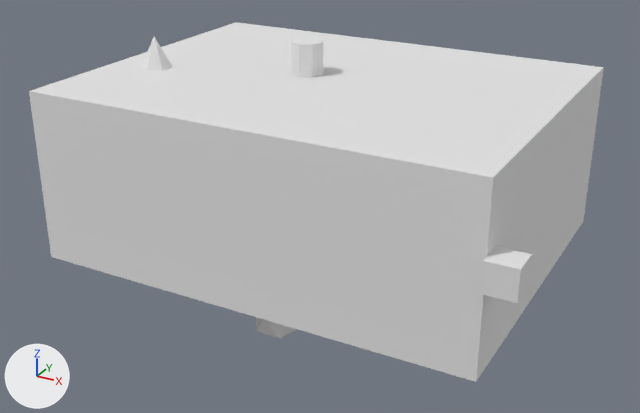
One commit to the glTF model public/Objects/object04_low.glb: the scene before it, then after it.
Both versions are drawn from a 50 mm lens placed at (2.31, -4.3, 1.85), pointed at (-0.01, -0.09, -0.25). Every picture has the same lights, and +X, +Y and +Z are marked at lower left. The first picture is the older version. Vertices at exactly the same position are counted once.

Objects in the first picture: 'object04_low'.
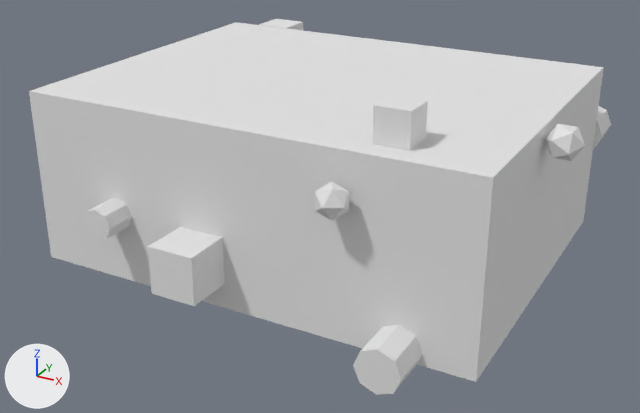
The change, as a diff of the scene's bpy script:
```diff
--- a/public/Objects/object04_low.glb.py
+++ b/public/Objects/object04_low.glb.py
@@ me_cube_030 @@
 # used by ob_object04_low; location = (0.0, 0.0, 0.0)
-me_cube_030.from_pydata(...)  # 99 vertices, 162 faces; spans x -1.57..1.46, y -1.04..1.26, z -0.78..0.69
+me_cube_030.from_pydata(...)  # 152 vertices, 252 faces; spans x -1.47..1.49, y -1.26..1.25, z -0.68..0.68
+# me_cube_030 part 1: the loose piece of 16 vertices spanning x -0.26..-0.07, y -0.06..0.13, z 0.5..0.69 is turned 90 degrees about the x axis through its middle and scaled by 0.882, then moved by (1.11, -1.12, -1.04)
+# me_cube_030 part 2: the loose piece of 8 vertices spanning x 1.3..1.46, y -1.04..-0.88, z -0.03..0.13 is turned -90 degrees about the y axis through its middle and scaled by 1.14, then moved by (-0.6, 0.18, 0.54)
+# me_cube_030 part 3: a new loose piece, a box spanning x -0.34..-0.07, y -1.26..-1.0, z -0.35..-0.09, in mat_mat_object04_low (white #e5e5e5)
+# me_cube_030 part 4: a new loose piece, an 8-sided cylinder along y spanning x -0.83..-0.65, y -1.18..-1.0, z -0.19..-0.01, in mat_mat_object04_low (white #e5e5e5)
+# me_cube_030 part 5: a new loose piece, an icosphere of 20 faces spanning x 1.3..1.49, y -0.3..-0.14, z 0.34..0.51, in mat_mat_object04_low (white #e5e5e5)
+# me_cube_030 part 6: the loose piece of 12 vertices spanning x 0.06..0.29, y 1.0..1.26, z -0.53..-0.31 is turned 180 degrees about the x axis through its middle and scaled by 0.692, then moved by (0.42, -2.22, 0.7)
+# me_cube_030 part 7: a new loose piece, an 8-sided cylinder along y spanning x 1.09..1.34, y 1.0..1.25, z -0.05..0.2, in mat_mat_object04_low (white #e5e5e5)
+# me_cube_030 part 8: a new loose piece, an 8-sided cylinder along y spanning x 0.79..1.03, y -1.24..-1.0, z -0.55..-0.31, in mat_mat_object04_low (white #e5e5e5)
+# me_cube_030 part 9: a new loose piece, a box spanning x -1.1..-0.87, y 1.0..1.23, z 0.28..0.51, in mat_mat_object04_low (white #e5e5e5)
+# me_cube_030 part 10: the loose piece of 12 vertices spanning x -0.03..0.2, y -0.87..-0.63, z -0.77..-0.5 is deleted
+# me_cube_030 part 11: the loose piece of 7 vertices spanning x -1.09..-0.93, y -0.37..-0.18, z 0.5..0.69 is deleted
+# other edits to the shape of me_cube_030 do not show in these pictures
 me_cube_030.materials.append(mat_mat_object04_low)
```

Changed parts and their boxes [x1, y1, x2, y2] in the pictures (640 x 413 px; the box of a moved part takes in the faces that stretch with it):
'object04_low', reshaped: before [29, 22, 604, 382]; after [29, 19, 611, 395]
part 1 of me_cube_030, moved or reshaped (mostly hidden afterwards): before [291, 37, 323, 78]; after [402, 357, 421, 382]
part 2 of me_cube_030, moved or reshaped: before [481, 246, 532, 303]; after [373, 95, 428, 151]
part 3 of me_cube_030, added: after [148, 227, 225, 306]
part 4 of me_cube_030, added: after [83, 198, 132, 241]
part 5 of me_cube_030, added: after [545, 124, 585, 161]
part 6 of me_cube_030, moved or reshaped (not visible before): after [315, 181, 349, 221]
part 7 of me_cube_030, added: after [593, 106, 611, 149]
part 8 of me_cube_030, added: after [353, 325, 423, 395]
part 9 of me_cube_030, added: after [259, 19, 303, 30]
part 10 of me_cube_030, deleted: before [256, 317, 297, 338]
part 11 of me_cube_030, deleted: before [141, 36, 172, 71]
